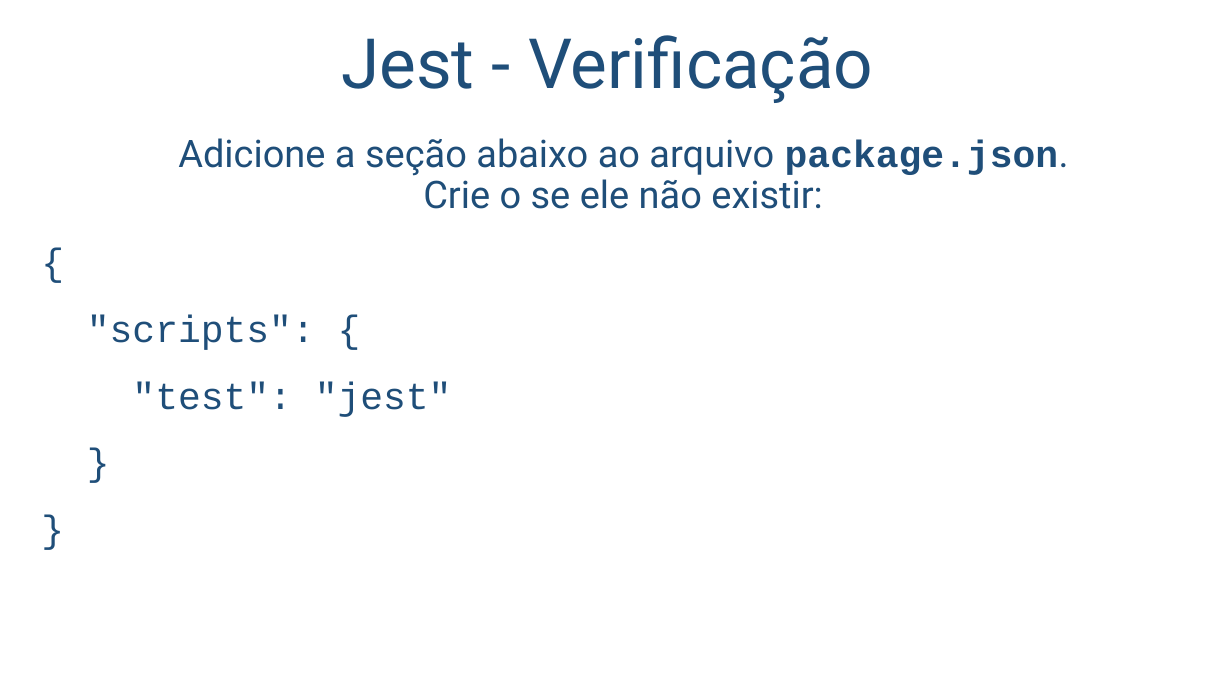
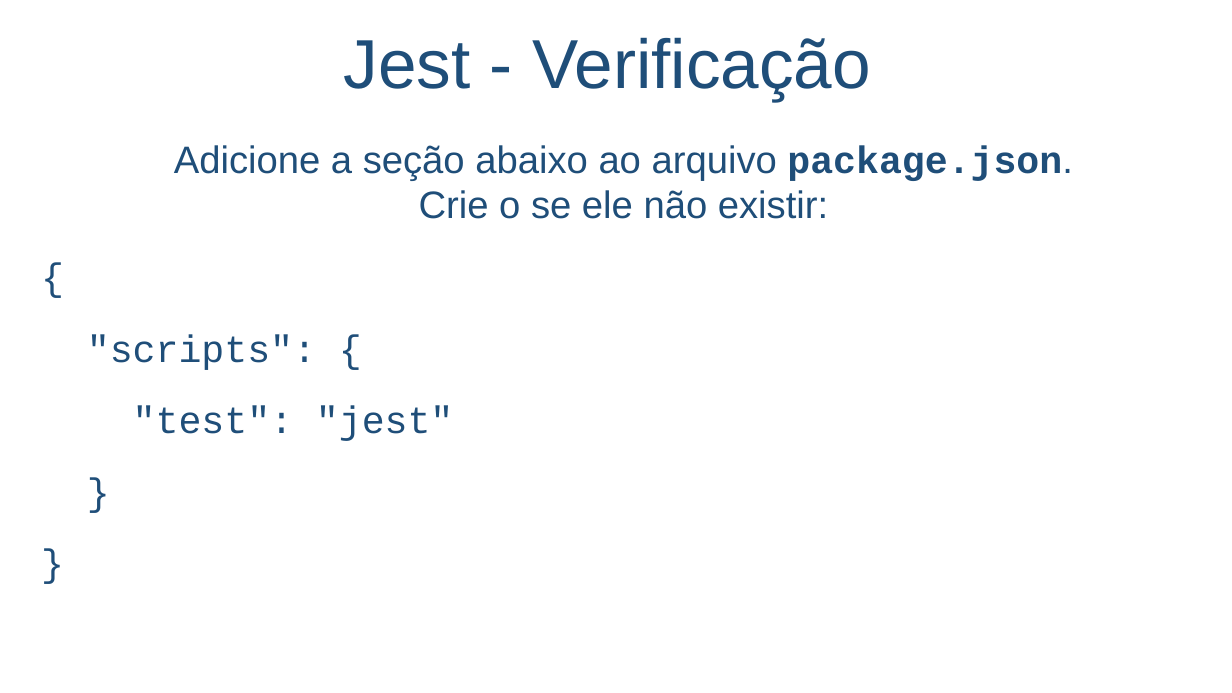
Before and after one commit to salmo-jr/public-slides, a slide deck: slide 10 of unit-tests_javascript.pptx. Drawn at 1232x693 pixels with LibreOffice and Linux fonts; fonts in the diff are those of the drawing; background and template pictures are left out. Boxes give left, top, right and bottom in pixels: in the first picture for what was removed or moved away, otherwise in the second. Text is boxed around its words. In the diff, an @@ line names an element or a change of style, - is before the commit and + after.

```diff
--- a/unit-tests_javascript.pptx
+++ b/unit-tests_javascript.pptx
@@ text "Jest - Verificação" at (344,37,871,101): font Roboto to Arial @@
@@ text "Adicione a seção abaixo ao ..." at (87,145,1073,441): size 29.6 to 29.8 pt; font Roboto to Arial in "Adicione a seção abaixo ao arquivo package.json. ..."; line spacing 0.9 to 1 @@
```
Also in this commit, not shown: 13 other slides changed, 2 other files.
